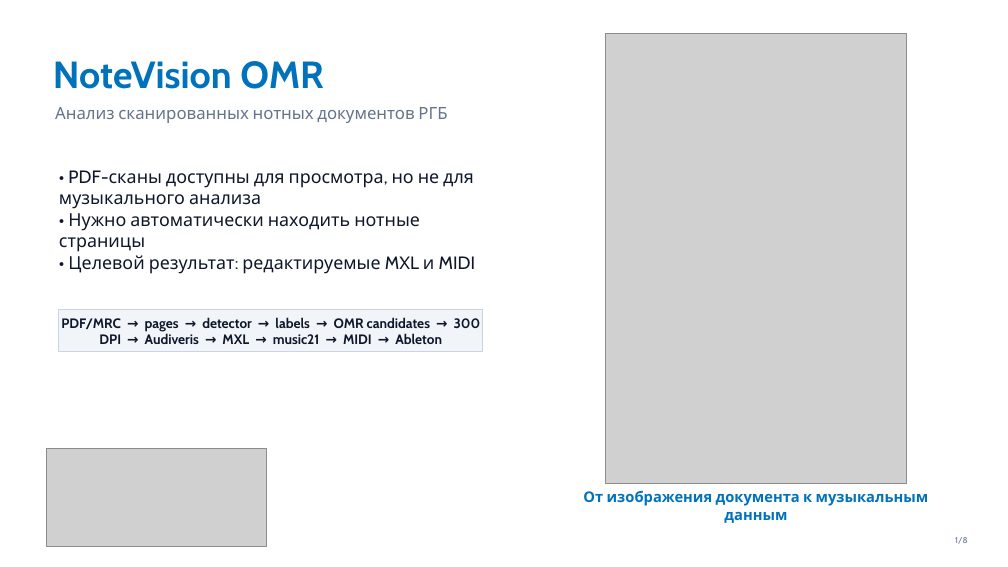
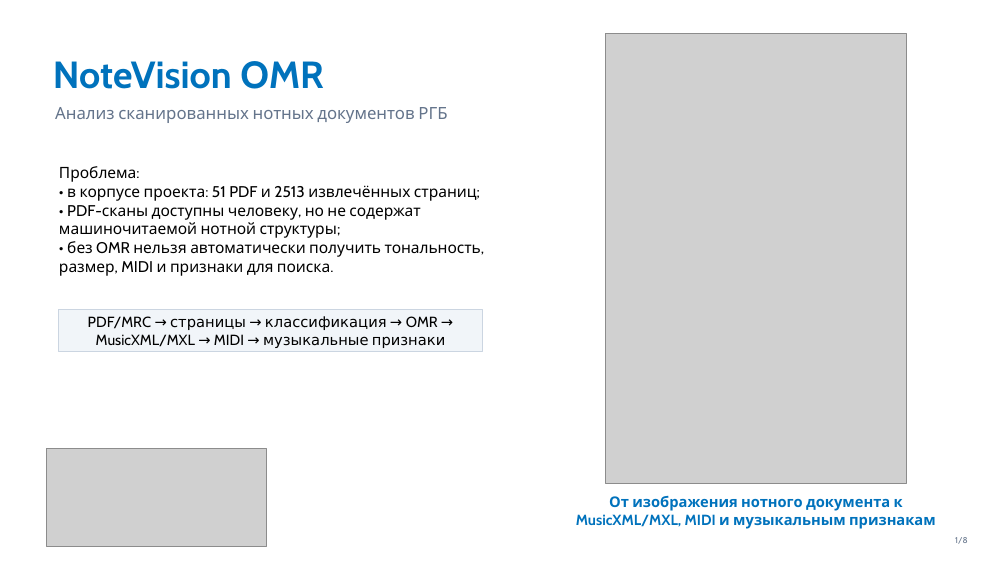
Before and after one commit to evgeniykolesnikov/notevision-omr, a slide deck: slide 1 of docs/seminar/notevision_final_presentation.pptx. Drawn at 1008x567 pixels with LibreOffice and Linux fonts; fonts in the diff are those of the drawing; grey boxes stand for pictures. Boxes give left, top, right and bottom in pixels: in the first picture for what was removed or moved away, otherwise in the second. Text is boxed around its words. In the diff, an @@ line names an element or a change of style, - is before the commit and + after.

```diff
--- a/docs/seminar/notevision_final_presentation.pptx
+++ b/docs/seminar/notevision_final_presentation.pptx
@@ text at bbox=[59, 166, 481, 276]: text changed; size 17 to 14.8 pt; text colour #0F172A to #000000 @@
-• PDF-сканы доступны для просмотра, но не для музыкального анализа
-• Нужно автоматически находить нотные страницы
-• Целевой результат: редактируемые MXL и MIDI
+Проблема:
+• в корпусе проекта: 51 PDF и 2513 извлечённых страниц;
+• PDF-сканы доступны человеку, но не содержат машиночитаемой нотной структуры;
+• без OMR нельзя автоматически получить тональность, размер, MIDI и признаки для поиска.
@@ text in rectangle at bbox=[88, 316, 445, 348]: text changed; size 13 to 14 pt; text colour #0F172A to #000000; bold off @@
-PDF/MRC → pages → detector → labels → OMR candidates → 300 DPI → Audiveris → MXL → music21 → MIDI → Ableton
+PDF/MRC → страницы → классификация → OMR → MusicXML/MXL → MIDI → музыкальные признаки
@@ text at bbox=[576, 496, 936, 529]: text changed @@
-От изображения документа к музыкальным данным
+От изображения нотного документа к MusicXML/MXL, MIDI и музыкальным признакам
```
Also in this commit, not shown: 5 other slides changed, 2 slides added, 2 slides removed, 1 other file.
